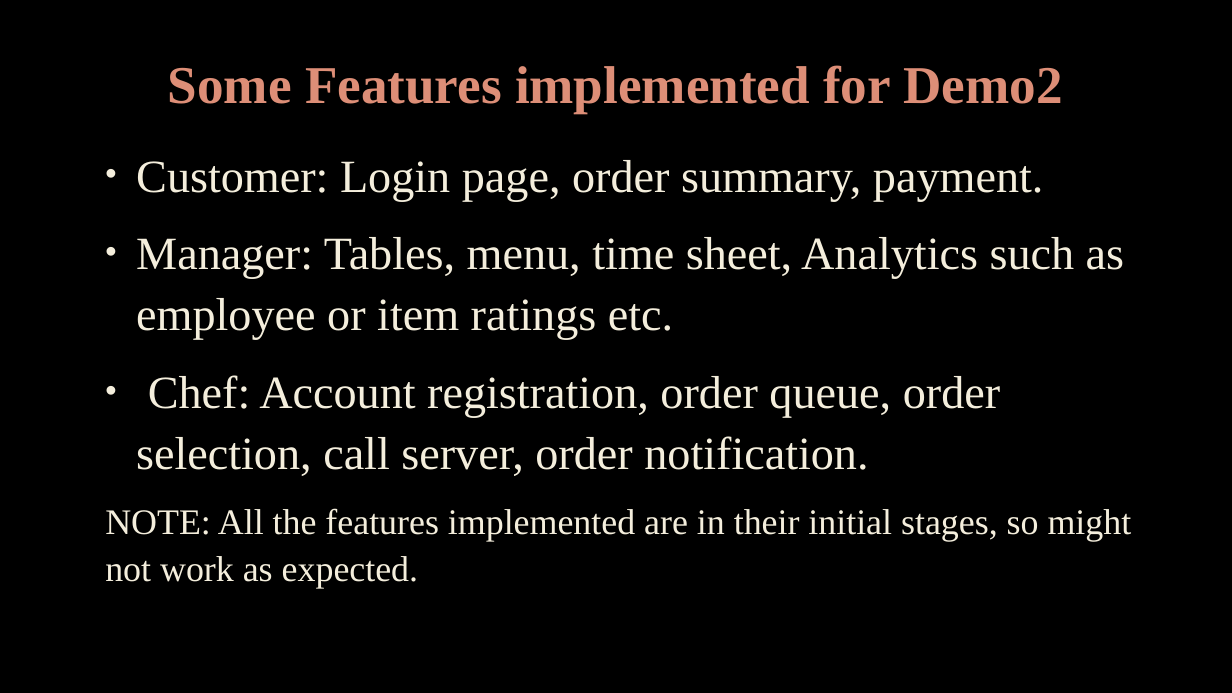
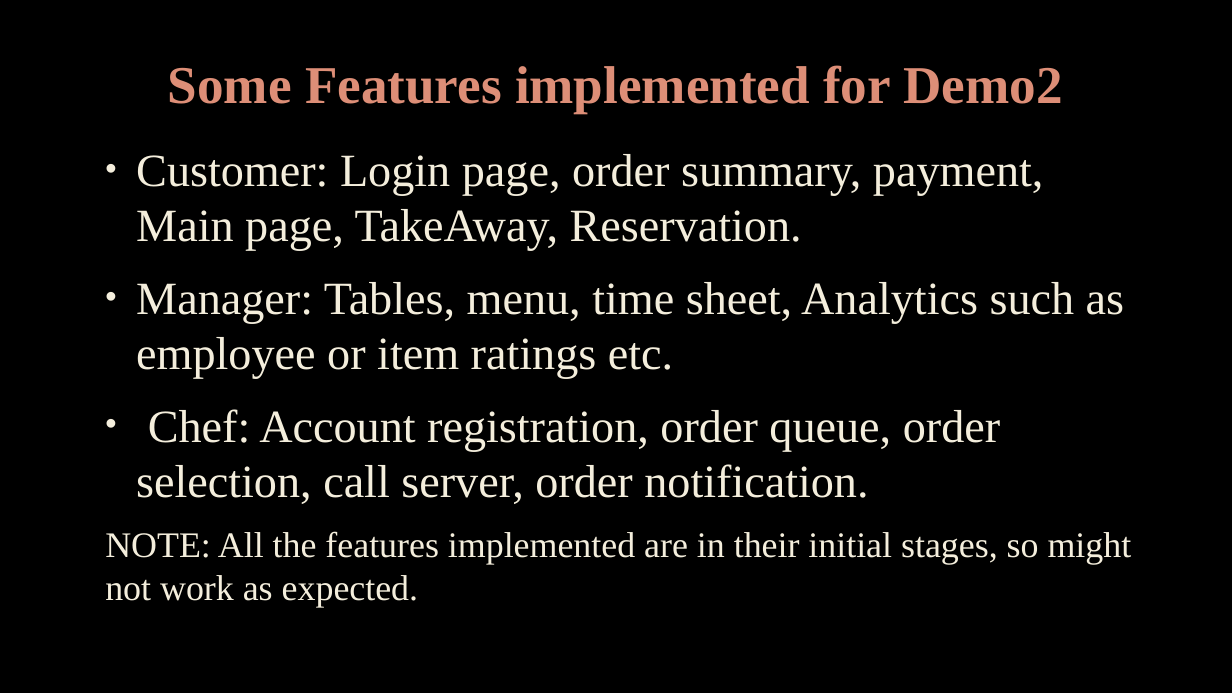
Before and after one commit to AkshatParmar/SWP, a slide deck: slide 4 of eArchive/doc/Demo 2 slides.pptx. Drawn at 1232x693 pixels with LibreOffice and Linux fonts; fonts in the diff are those of the drawing; background and template pictures are left out. Boxes give left, top, right and bottom in pixels: in the first picture for what was removed or moved away, otherwise in the second. Text is boxed around its words. In the diff, an @@ line names an element or a change of style, - is before the commit and + after.

```diff
--- a/eArchive/doc/Demo 2 slides.pptx
+++ b/eArchive/doc/Demo 2 slides.pptx
@@ text at [136, 154, 1043, 251]: text changed @@
-• Customer: Login page, order summary, payment.
+• Customer: Login page, order summary, payment, Main page, TakeAway, Reservation.
@@ text at [105, 282, 1132, 608]: line spacing 1.1 to 1 @@
```
Also in this commit, not shown: 1 other slide changed, 5 other files.
